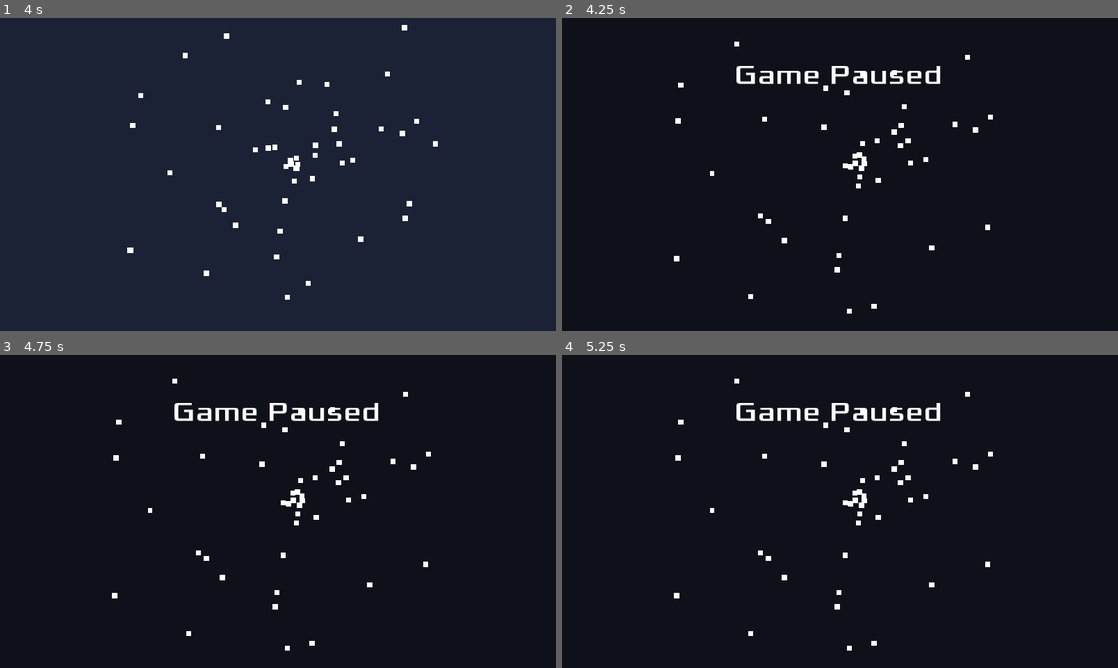
Above: before the commit, frames 1-4 (two rows, left to right).
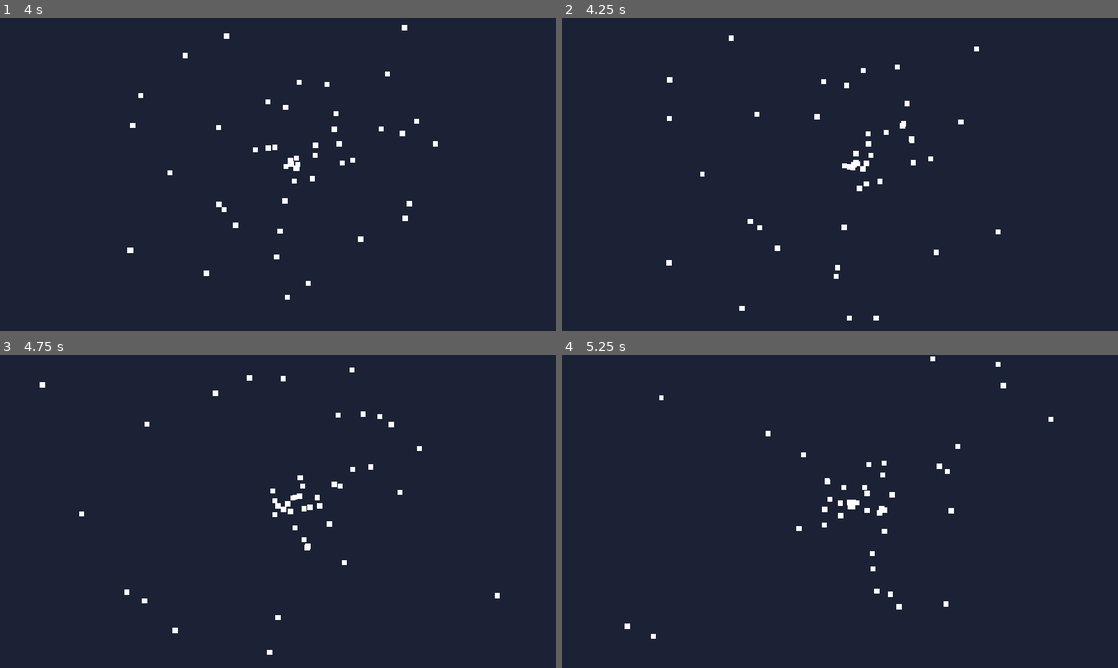
Above: after the commit, the same moments.

Repository: LoneWolfHT/GodotGameBase
Game: Godot game, scene res://scenes/MainMenu.tscn
The game is run twice, just before and just after one commit, with the same random seed, the same clock (stepped at 60 frames per second) and the same inputs.
Inputs (mouse positions are in pixels of both pictures, inside the frame that each line leads up to):
- Up to frame 1 (4 s): tap Enter at 0.5 s; move the mouse to (400, 158) at 0.52 s; tap Space at 0.6, 0.77, 1.07, 1.35, 1.52, 1.82, 2.1, 2.85, 3.02, 3.32, 3.6, 3.77 s; click (400, 158) at 0.67 s; move the mouse to (166, 190) at 1.27 s; click (166, 190) at 1.42 s; move the mouse to (333, 105) at 2.02 s; click (333, 105) at 2.17 s; move the mouse to (250, 237) at 2.77 s; click (250, 237) at 2.92 s; move the mouse to (444, 221) at 3.52 s; click (444, 221) at 3.67 s
- Up to frame 2 (4.25 s): tap Space at 4.07 s; tap Escape (ui_cancel) at 4.15 s
- Up to frame 3 (4.75 s): move the mouse to (111, 464) at 4.27 s; tap Space at 4.35, 4.52 s; click (111, 464) at 4.42 s
- Up to frame 4 (5.25 s): tap Space at 4.82, 5.1 s; move the mouse to (867, 511) at 5.02 s; click (867, 511) at 5.17 s

Frame 1 is identical in both runs. In frame 2, 100% of the frame differs, in the area x 0-100%, y 0-100%; in frame 3, 100%; in frame 4, 100%.

Commit message:
Add changable keybind menu

Diff:
--- /dev/null
+++ b/objects/KeyChangeEntry.gd
@@ -0,0 +1,70 @@
+extends HBoxContainer
+
+export var ACTION = "Action"
+export var LABEL  = "Action Label"
+
+var grabbing_key = false
+
+func _ready():
+	refresh()
+
+func refresh(refresh_others = true):
+	if (refresh_others):
+		for entry in get_parent().get_children():
+			if (entry != self && entry.has_method("refresh")):
+				entry.refresh(false)
+
+	$Label.text = LABEL
+
+	if (grabbing_key):
+		$Button.text = "Press key to assign (esc to cancel)"
+		$Button.disabled = true
+		$Button.pressed = true
+	else:
+		var actionlist = InputMap.get_action_list(ACTION)
+
+		$Button.disabled = false
+		$Button.pressed = false
+
+		if actionlist.empty():
+			$Button.text = "Unbound"
+		else:
+			$Button.text = actionlist[0].as_text()
+
+			# Color the text red if it matches another action binding
+			for i in InputMap.get_actions():
+				if (i.left(3) != "ui_" && i != ACTION && InputMap.action_has_event(i, actionlist[0])):
+					$Button.set("custom_colors/font_color", Color.red)
+					$Button.set("custom_colors/font_color_hover", Color.red)
+					$Button.set("custom_colors/font_color_focus", Color.red)
+					return
+
+			$Button.set("custom_colors/font_color", get_color("font_color", "Button"))
+			$Button.set("custom_colors/font_color_hover", get_color("font_color_hover", "Button"))
+			$Button.set("custom_colors/font_color_focus", get_color("font_color_focus", "Button"))
+
+func _input(event):
+	if (!grabbing_key):
+		return
+
+	if event is InputEventKey:
+		grabbing_key = false
+
+		if (event.as_text() == "Escape"):
+			refresh()
+			return
+
+		# Only allow one bound key per action, since it's easily changeable
+		if !InputMap.get_action_list(ACTION).empty():
+			InputMap.action_erase_events(ACTION)
+
+		InputMap.action_add_event(ACTION, event)
+
+		Settings.setting.keybinds[ACTION] = OS.get_scancode_string(event.scancode)
+		Settings.update()
+
+		refresh()
+
+func _on_Button_toggled(button_pressed:bool):
+	grabbing_key = button_pressed
+	refresh()
--- /dev/null
+++ b/objects/KeyChangeEntry.tscn
@@ -0,0 +1,39 @@
+[gd_scene load_steps=5 format=2]
+
+[ext_resource path="res://assets/fonts/xolonium-fonts-4.1/ttf/Xolonium-Regular.ttf" type="DynamicFontData" id=1]
+[ext_resource path="res://objects/KeyChangeEntry.gd" type="Script" id=2]
+
+[sub_resource type="DynamicFont" id=1]
+size = 48
+use_filter = true
+font_data = ExtResource( 1 )
+
+[sub_resource type="DynamicFont" id=2]
+size = 48
+use_filter = true
+font_data = ExtResource( 1 )
+
+[node name="HBoxContainer" type="HBoxContainer"]
+anchor_right = 1.0
+alignment = 1
+script = ExtResource( 2 )
+
+[node name="Label" type="Label" parent="."]
+margin_left = 799.0
+margin_top = 3.0
+margin_right = 935.0
+margin_bottom = 61.0
+custom_fonts/font = SubResource( 1 )
+text = "Label"
+
+[node name="Button" type="Button" parent="."]
+margin_left = 939.0
+margin_right = 1121.0
+margin_bottom = 64.0
+focus_mode = 0
+mouse_default_cursor_shape = 2
+custom_fonts/font = SubResource( 2 )
+toggle_mode = true
+text = "Button"
+
+[connection signal="toggled" from="Button" to="." method="_on_Button_toggled"]
--- a/project.godot
+++ b/project.godot
@@ -39,13 +39,10 @@
 
 [input]
 
-dialogic_default_action={
+Pause_pause={
 "deadzone": 0.5,
-"events": [ Object(InputEventKey,"resource_local_to_scene":false,"resource_name":"","device":0,"alt":false,"shift":false,"control":false,"meta":false,"command":false,"pressed":false,"scancode":16777221,"physical_scancode":0,"unicode":0,"echo":false,"script":null)
-, Object(InputEventMouseButton,"resource_local_to_scene":false,"resource_name":"","device":0,"alt":false,"shift":false,"control":false,"meta":false,"command":false,"button_mask":0,"position":Vector2( 0, 0 ),"global_position":Vector2( 0, 0 ),"factor":1.0,"button_index":1,"pressed":true,"doubleclick":false,"script":null)
-, Object(InputEventKey,"resource_local_to_scene":false,"resource_name":"","device":0,"alt":false,"shift":false,"control":false,"meta":false,"command":false,"pressed":false,"scancode":32,"physical_scancode":0,"unicode":0,"echo":false,"script":null)
-, Object(InputEventKey,"resource_local_to_scene":false,"resource_name":"","device":0,"alt":false,"shift":false,"control":false,"meta":false,"command":false,"pressed":false,"scancode":88,"physical_scancode":0,"unicode":0,"echo":false,"script":null)
-, Object(InputEventJoypadButton,"resource_local_to_scene":false,"resource_name":"","device":0,"button_index":0,"pressure":0.0,"pressed":false,"script":null)
+"events": [ Object(InputEventKey,"resource_local_to_scene":false,"resource_name":"","device":0,"alt":false,"shift":false,"control":false,"meta":false,"command":false,"pressed":false,"scancode":16777217,"physical_scancode":0,"unicode":0,"echo":false,"script":null)
+, Object(InputEventJoypadButton,"resource_local_to_scene":false,"resource_name":"","device":0,"button_index":1,"pressure":0.0,"pressed":false,"script":null)
  ]
 }
 
--- /dev/null
+++ b/scenes/KeyChangeMenu.gd
@@ -0,0 +1,43 @@
+extends Control
+
+export(Dictionary) var actions = {
+	#"jump"    : {"label": "Jump"   , "key": to_inputevent(KEY_SPACE)},
+}
+
+var ActionNode = preload("res://objects/KeyChangeEntry.tscn")
+
+func _ready():
+	$Panel/Scroll/KeyList.anchor_right = 1
+
+	if (!Settings.setting.keybinds.empty()):
+		for action in Settings.setting.keybinds.keys():
+			if (actions.has(action)):
+				actions[action].key = to_inputevent(OS.find_scancode_from_string(Settings.setting.keybinds[action]))
+			else: # remove action bind we don't have anymore
+				Settings.setting.keybinds.erase(action)
+
+	for action in actions:
+		if (!InputMap.has_action(action)):
+			add_keybind_entry(action)
+
+	Settings.update() # Save any setting changes by add_keybind_entry above
+
+func add_keybind_entry(entry):
+	var keychangeentry = ActionNode.instance()
+
+	keychangeentry.ACTION = entry
+	keychangeentry.LABEL = actions[entry].label + " - "
+
+	InputMap.add_action(entry)
+	InputMap.action_add_event(entry, actions[entry].key)
+
+	Settings.setting.keybinds[entry] = OS.get_scancode_string(actions[entry].key.scancode)
+
+	$Panel/Scroll/KeyList.add_child(keychangeentry)
+
+func to_inputevent(x):
+	var out = InputEventKey.new()
+
+	out.set_scancode(x)
+
+	return out
--- /dev/null
+++ b/scenes/KeyChangeMenu.tscn
@@ -0,0 +1,54 @@
+[gd_scene load_steps=4 format=2]
+
+[ext_resource path="res://assets/fonts/xolonium-fonts-4.1/ttf/Xolonium-Regular.ttf" type="DynamicFontData" id=1]
+[ext_resource path="res://scenes/KeyChangeMenu.gd" type="Script" id=2]
+
+[sub_resource type="DynamicFont" id=1]
+size = 96
+use_filter = true
+font_data = ExtResource( 1 )
+
+[node name="KeyChangeMenu" type="Control"]
+anchor_right = 1.0
+anchor_bottom = 1.0
+script = ExtResource( 2 )
+
+[node name="Label" type="Label" parent="."]
+anchor_left = 0.5
+anchor_right = 0.5
+margin_left = -961.0
+margin_right = 962.0
+margin_bottom = 225.0
+custom_fonts/font = SubResource( 1 )
+text = "Change Keys"
+align = 1
+valign = 1
+
+[node name="Panel" type="Panel" parent="."]
+anchor_left = 0.5
+anchor_top = 1.0
+anchor_right = 0.5
+anchor_bottom = 1.0
+margin_left = -784.0
+margin_top = -849.0
+margin_right = 784.0
+
+[node name="Scroll" type="ScrollContainer" parent="Panel"]
+anchor_left = 0.5
+anchor_top = 0.5
+anchor_right = 0.5
+anchor_bottom = 0.5
+margin_left = -784.0
+margin_top = -412.0
+margin_right = 784.0
+margin_bottom = 424.5
+grow_horizontal = 2
+grow_vertical = 2
+scroll_horizontal_enabled = false
+
+[node name="KeyList" type="VBoxContainer" parent="Panel/Scroll"]
+margin_right = 1568.0
+margin_bottom = 836.5
+size_flags_horizontal = 3
+size_flags_vertical = 3
+custom_constants/separation = 24
--- a/util/Pause.gd
+++ b/util/Pause.gd
@@ -1,4 +1,7 @@
 extends Node
+
+# Add check_for_pause_key() to your scene's _input() to pause when pressing ESC
+# Add pause_on_focus_lost() to your scene's _notification() to pause when focus is lost
 
 var PauseNode = preload("../scenes/PauseMenu.tscn").instance()
 
@@ -11,7 +14,7 @@
 
 	add_child(PauseNode)
 
-func _notification(notif):
+func pause_on_focus_lost(notif):
 	if (notif == MainLoop.NOTIFICATION_WM_FOCUS_OUT):
 		pause()
 
@@ -37,8 +40,8 @@
 
 	paused = false
 
-func _input(_event):
-	if Input.is_action_just_pressed("ui_cancel"):
+func check_for_pause_key():
+	if Input.is_action_just_pressed("Pause_pause"):
 		if (paused):
 			unpause()
 		else:
--- a/util/Settings.gd
+++ b/util/Settings.gd
@@ -4,7 +4,8 @@
 	"audio_volume_shift": 0,
 	"window_maximized"  : true,
 	"window_dimensions" : OS.window_size,
-	"window_position"   : OS.window_position
+	"window_position"   : OS.window_position,
+	"keybinds"          : {}
 }
 
 const FILEPATH = "user://settings.json"
